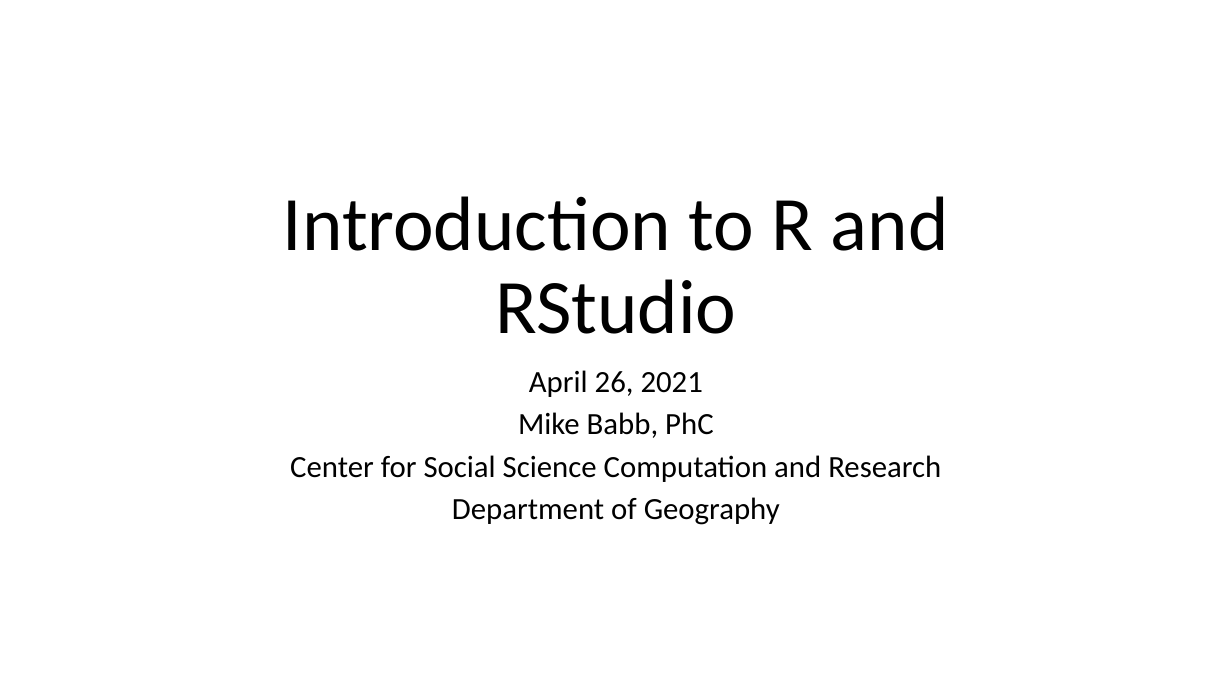
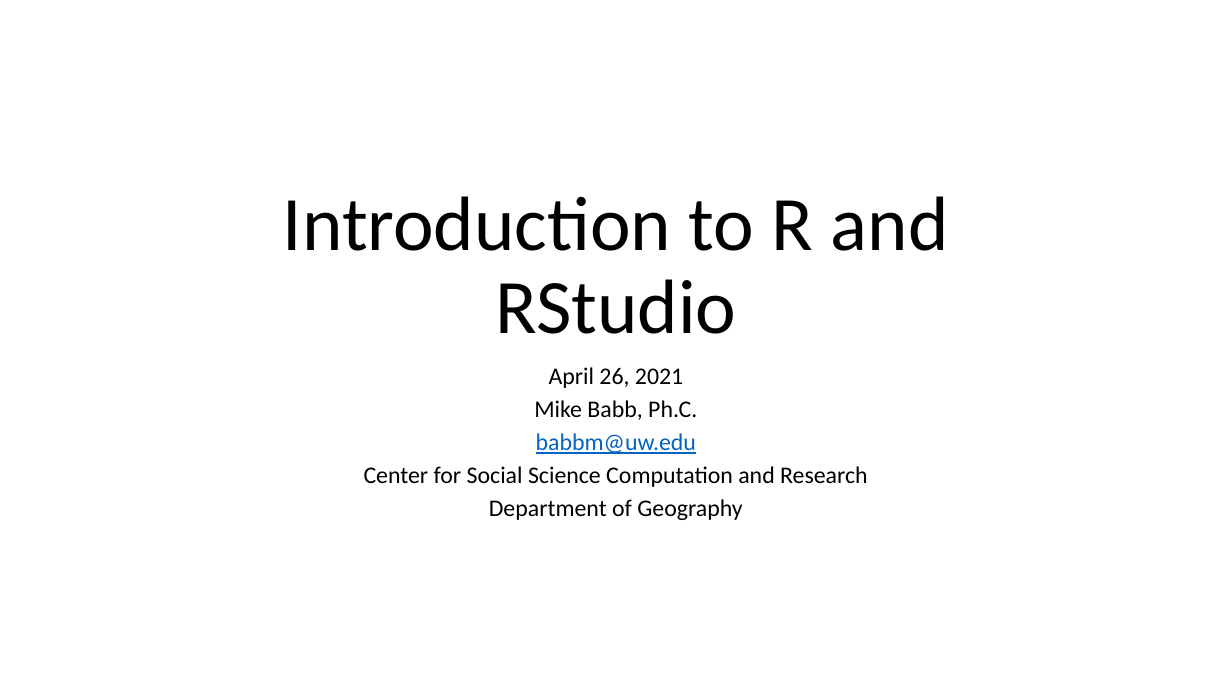
Before and after one commit to mike-babb/intro_to_r_studio, a slide deck: slide 1 of Introduction to R and RStudio.pptx. Drawn at 1232x693 pixels with LibreOffice and Linux fonts; fonts in the diff are those of the drawing. Boxes give left, top, right and bottom in pixels: in the first picture for what was removed or moved away, otherwise in the second. Text is boxed around its words. In the diff, an @@ line names an element or a change of style, - is before the commit and + after.

```diff
--- a/Introduction to R and RStudio.pptx
+++ b/Introduction to R and RStudio.pptx
@@ subtitle at <box>364,367,868,520</box>: size 24 to 18.6 pt in "April 26, 2021", "Center for Social Science Computation and Research", "Department of Geography"; line spacing 0.8 to 0.7 @@
@@ subtitle at <box>534,400,697,454</box>: text changed; size 24 to 18.6 pt @@
-Mike Babb, PhC
+Mike Babb, Ph.C.
+babbm@uw.edu
```
Also in this commit, not shown: 5 other slides changed, 2 other files.
